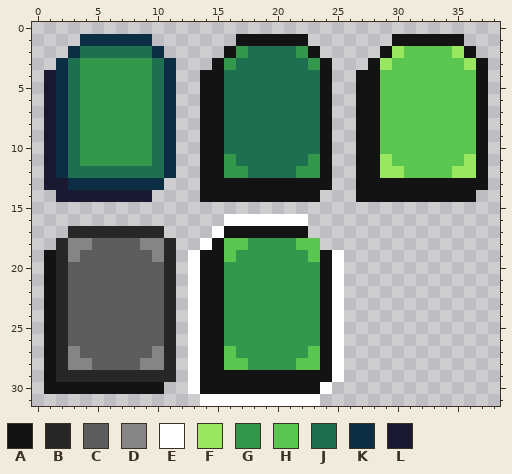
Edited in one commit: pixel-art file (resources/sprites/GUI/icons/other_icons/draw_deck_button.aseprite). The first picture shows the starting point.
39x32 pixels, 1 frame.
Palette (. is transparent): A #131313  B #272727  C #5d5d5d  D #858585  E #ffffff  F #99e65f  G #33984b  H #5ac54f  J #1e6f50  K #0c2e44  L #1a1932
Pixels before, first column x 1:
 1 ...KKKKKK.......AAAAAA.......AAAAAA..
 2 ..KJJJJJJK.....AGJJJJGA.....AFHHHHFA.
 3 .KJGGGGGGJK...AGJJJJJJGA...AFHHHHHHFA
 4 LKJGGGGGGJK..AAJJJJJJJJA..AAHHHHHHHHA
 5 LKJGGGGGGJK..AAJJJJJJJJA..AAHHHHHHHHA
 6 LKJGGGGGGJK..AAJJJJJJJJA..AAHHHHHHHHA
 7 LKJGGGGGGJK..AAJJJJJJJJA..AAHHHHHHHHA
 8 LKJGGGGGGJK..AAJJJJJJJJA..AAHHHHHHHHA
 9 LKJGGGGGGJK..AAJJJJJJJJA..AAHHHHHHHHA
10 LKJGGGGGGJK..AAJJJJJJJJA..AAHHHHHHHHA
11 LKJGGGGGGJK..AAGJJJJJJGA..AAFHHHHHHFA
12 LKJJJJJJJJK..AAGGJJJJGGA..AAFFHHHHFFA
13 LLKKKKKKKK...AAAAAAAAAAA..AAAAAAAAAAA
14 .LLLLLLLL....AAAAAAAAAA...AAAAAAAAAA.
15 .....................................
16 ...............EEEEEEE...............
17 ..BBBBBBBB....EAAAAAAA...............
18 .BDDCCCCDDB..EAHHGGGGHH..............
19 ABDCCCCCCDB.EAAHGGGGGGHAE............
20 ABCCCCCCCCB.EAAGGGGGGGGAE............
21 ABCCCCCCCCB.EAAGGGGGGGGAE............
22 ABCCCCCCCCB.EAAGGGGGGGGAE............
23 ABCCCCCCCCB.EAAGGGGGGGGAE............
24 ABCCCCCCCCB.EAAGGGGGGGGAE............
25 ABCCCCCCCCB.EAAGGGGGGGGAE............
26 ABCCCCCCCCB.EAAGGGGGGGGAE............
27 ABDCCCCCCDB.EAAHGGGGGGHAE............
28 ABDDCCCCDDB.EAAHHGGGGHHAE............
29 ABBBBBBBBBB.EAAAAAAAAAAAE............
30 AAAAAAAAAA..EAAAAAAAAAAE.............
31 .............EEEEEEEEEE..............
Now the later version:
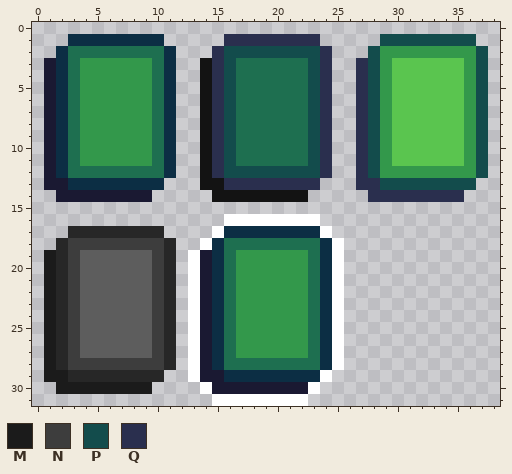
Colours new in this view: M #1b1b1b  N #3d3d3d  P #134c4c  Q #2a2f4e
The edit:
Changed rows in their new state; - is an unchanged pixel.
first column x 1:
 1 --K------K-----QQQQQQQQ-----PPPPPPPP-
 2 -KJ------JK---QPPPPPPPPQ---PGGGGGGGGP
 3 L------------AQP------PQ--QPG------GP
 4 --------------QP------PQ--QPG------GP
 5 --------------QP------PQ--QPG------GP
 6 --------------QP------PQ--QPG------GP
 7 --------------QP------PQ--QPG------GP
 8 --------------QP------PQ--QPG------GP
 9 --------------QP------PQ--QPG------GP
10 --------------QP------PQ--QPG------GP
11 --------------QP------PQ--QPG------GP
12 --------------QPPPPPPPPQ--QPGGGGGGGGP
13 ---------------QQQQQQQQ.--QQPPPPPPPP.
14 -------------.--------.---.QQQQQQQQ.-
16 ----------------------E--------------
17 ---------------KKKKKKKKE-------------
18 --NNNNNNNN----KJJJJJJJJKE------------
19 M-N------N---LKJ------JK-------------
20 M-N------N---LKJ------JK-------------
21 M-N------N---LKJ------JK-------------
22 M-N------N---LKJ------JK-------------
23 M-N------N---LKJ------JK-------------
24 M-N------N---LKJ------JK-------------
25 M-N------N---LKJ------JK-------------
26 M-N------N---LKJ------JK-------------
27 M-N------N---LKJ------JK-------------
28 M-NNNNNNNN---LKJJJJJJJJK-------------
29 MM--------.--LLKKKKKKKKE.------------
30 .MMMMMMMM.--.ELLLLLLLLE.-------------
31 -------------.--------.--------------
